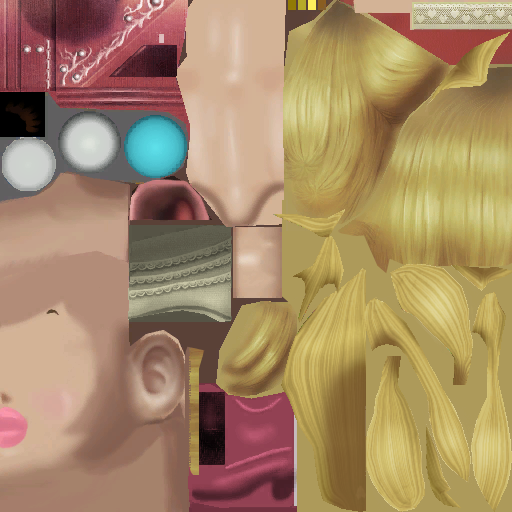
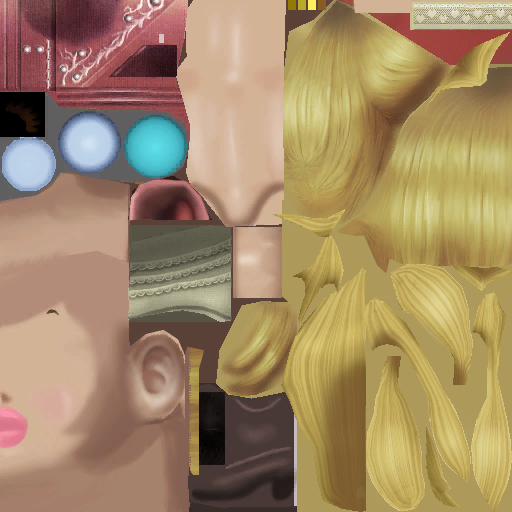
Layered file, before and after one edit (w=512, h=512). Changes by layer:
"Livello 3": opacity 73% → 62% over (188, 383, 297, 512)
"Livello 6": opacity 18% → 57% over (2, 111, 121, 191)
